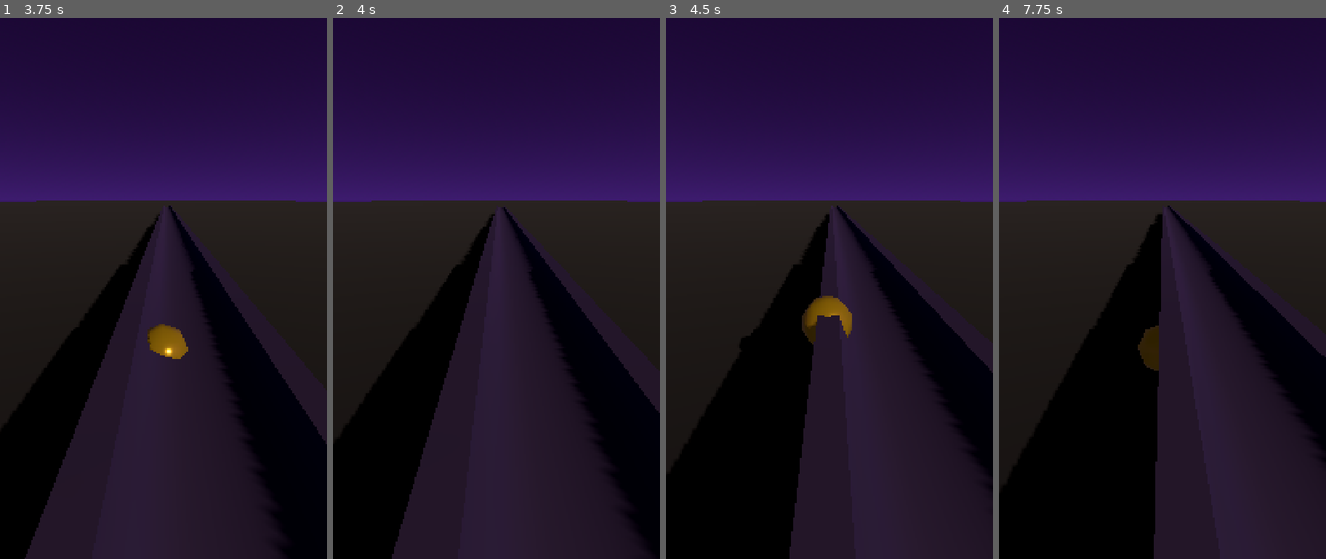
Above: before the commit, frames 1-4 (left to right).
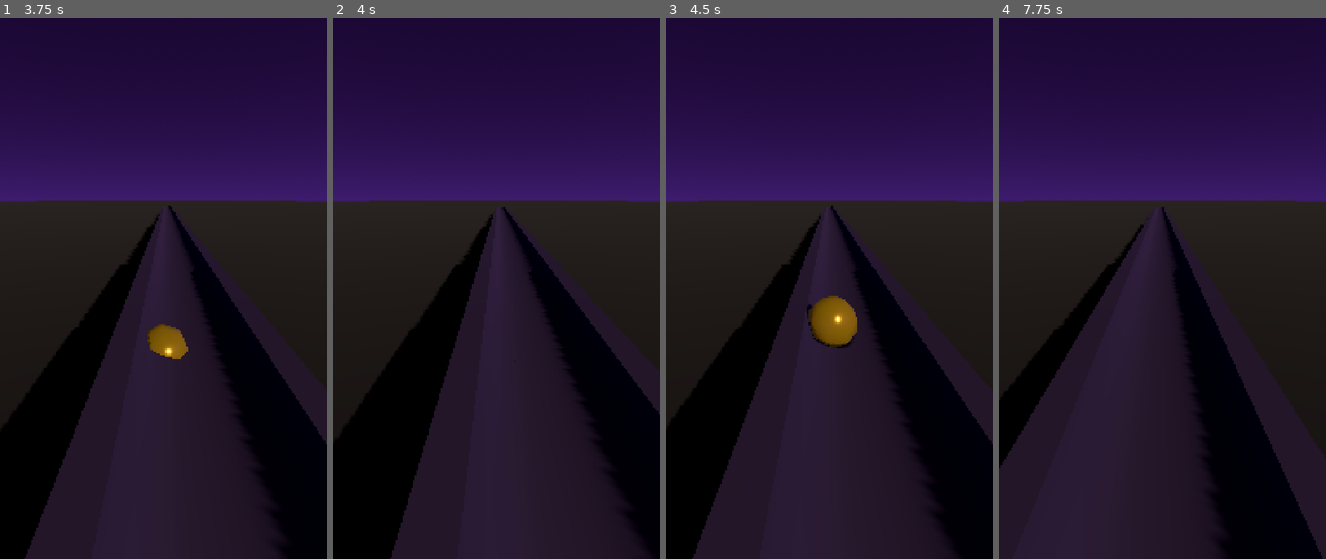
Above: after the commit, the same moments.

Repository: Ebrahassad/marble-rush
Game: Godot game, scene res://scenes/Main.tscn
Same seed, same stepped clock (60 frames per second), same inputs: the game is played once before the commit and once after it.
Inputs (mouse positions are in pixels of both pictures, inside the frame that each line leads up to):
- Up to frame 1 (3.75 s): move the mouse to (235, 239) at 0.52 s; click (235, 239) at 0.67 s; drag from (98, 299) to (147, 385) at 1.27 s; move the mouse to (196, 142) at 2.02 s; click (196, 142) at 2.17 s; drag from (147, 385) to (65, 180) at 2.77 s; move the mouse to (261, 353) at 3.52 s; click (261, 353) at 3.67 s
- Up to frame 2 (4 s): no input
- Up to frame 3 (4.5 s): drag from (731, 180) to (780, 120) at 4.27 s
- Up to frame 4 (7.75 s): move the mouse to (1178, 266) at 5.02 s; click (1178, 266) at 5.17 s; drag from (1113, 120) to (1097, 299) at 5.77 s; move the mouse to (1234, 239) at 6.52 s; click (1234, 239) at 6.67 s; drag from (1097, 299) to (1146, 385) at 7.27 s

Frame 1 is identical in both runs. In frame 2, 0.1% of the frame differs, in the area x 11-100%, y 33-100%; in frame 3, 23%; in frame 4, 36%, in the area x 0-100%, y 33-100%.

Commit message:
Fix lane_limit to match actual precise track width, preventing ball from sliding off the side

Diff:
--- a/scripts/ball_controller.gd
+++ b/scripts/ball_controller.gd
@@ -5,7 +5,7 @@
 @export var steer_force: float = 10.0
 @export var jump_impulse: float = 6.0
 @export var fast_fall_force: float = 25.0
-@export var lane_limit: float = 2.8
+@export var lane_limit: float = 0.6
 
 var touch_start_x: float = 0.0
 var touch_start_y: float = 0.0
